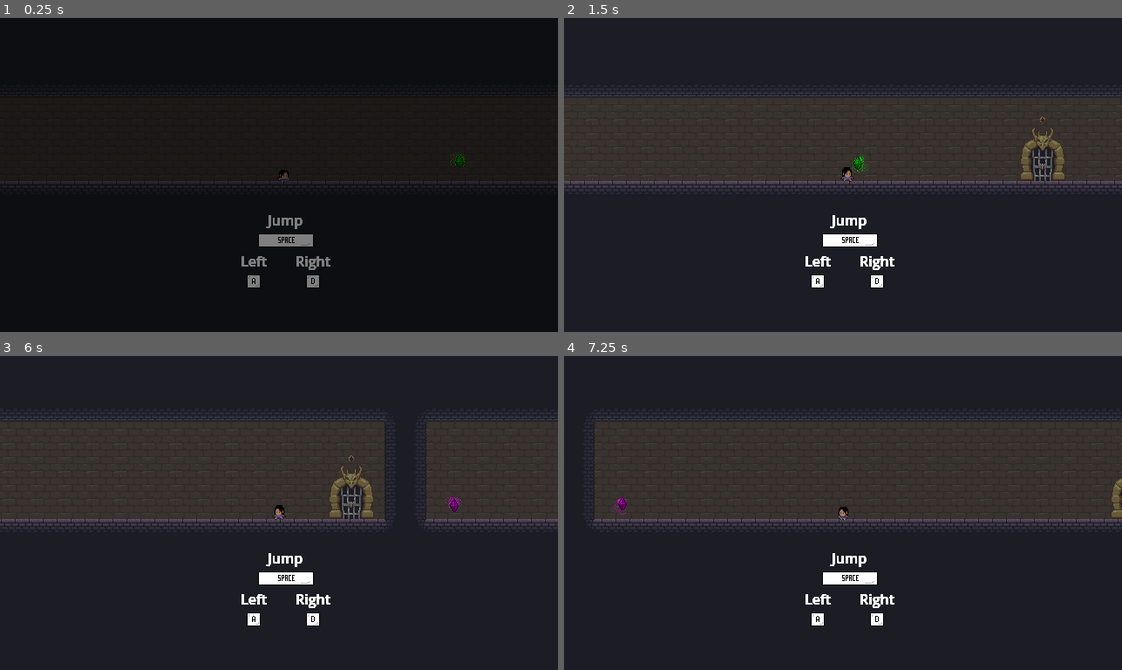
Above: before the commit, frames 1-4 (two rows, left to right).
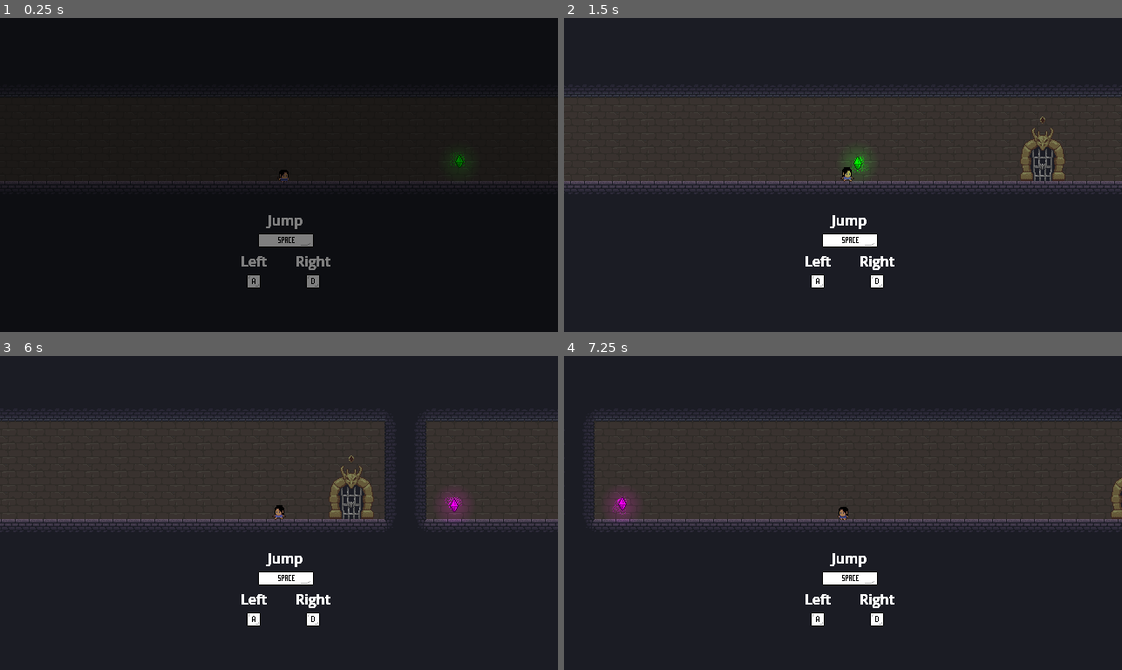
Above: after the commit, the same moments.

Repository: MatthewBL/Gates-and-Gems
Game: Godot game, scene res://scenes/level_manager/level_manager.tscn
Two runs of this game, one before a commit and one after it. Both use one fixed random seed, a clock stepped at 60 frames per second and the inputs below.
Inputs:
- Up to frame 1 (0.25 s): no input
- Up to frame 2 (1.5 s): hold D (ui_right) from 0.53 s (still down); tap E (interact) at 0.6, 1.35 s; tap Space (ui_accept) at 0.77 s
- Up to frame 3 (6 s): tap Space (ui_accept) at 1.52, 3.02, 3.77, 4.52 s; release D (ui_right) at 2.03 s; hold A (ui_left) 2.03-2.78 s; tap E (interact) every 0.75 s from 2.1 to 5.85 s; hold D (ui_right) 2.78-4.28 s; hold A (ui_left) 4.28-5.03 s; hold D (ui_right) 5.03-5.78 s; hold A (ui_left) from 5.78 s (still down)
- Up to frame 4 (7.25 s): keep holding A (ui_left); tap Space (ui_accept) at 6.02, 6.77 s; tap E (interact) at 6.6 s

The runs differ from the first frame. In frame 1, less than 0.1% of the frame differs, in the area x 81-83%, y 43-48%; in frame 2, 0.2%; in frame 3, 0.3%; in frame 4, 0.3%, in the area x 8-13%, y 43-53%.

Commit message:
Add light2D to gems and gem doors

Diff:
--- a/player_movement.gd
+++ b/player_movement.gd
@@ -106,11 +106,13 @@
 
 func _on_quicksand_detect_body_entered(_body: Node2D) -> void:
 	onQuickSand = true;
+	sillouette_sprite_2d.visible = true
 
 
 func _on_quicksand_detect_body_exited(_body: Node2D) -> void:
 	velocity.y += JUMP_VELOCITY
 	onQuickSand = false;
+	sillouette_sprite_2d.visible = false
 
 
 func on_interaction_entered(area: Area2D) -> void:
--- a/scenes/door_gem.gd
+++ b/scenes/door_gem.gd
@@ -4,6 +4,7 @@
 
 @onready var gem: Sprite2D = %Gem
 @onready var gpu_particles_2d: GPUParticles2D = %GPUParticles2D
+@onready var point_light_2d: PointLight2D = %PointLight2D
 
 
 func set_gem_color(color: Color) -> void:
@@ -11,3 +12,5 @@
 	gem.modulate = color
 	gpu_particles_2d.visible = true
 	gpu_particles_2d.modulate = color
+	point_light_2d.visible = true
+	point_light_2d.color = color
--- a/scenes/door_gem.tscn
+++ b/scenes/door_gem.tscn
@@ -2,6 +2,7 @@
 
 [ext_resource type="Texture2D" uid="uid://bs6cdl03dhbwx" path="res://Assets/Escenario/Elementos/gema hueco.png" id="1_64vkw"]
 [ext_resource type="Script" uid="uid://w0p81m38ttmc" path="res://scenes/door_gem.gd" id="2_fniwu"]
+[ext_resource type="Texture2D" uid="uid://wlelux4l206h" path="res://img/2d_lights_and_shadows_neutral_point_light.png" id="3_xavpb"]
 
 [sub_resource type="Curve" id="Curve_fniwu"]
 _data = [Vector2(0, 1), 0.0, -1.5367883, 0, 0, Vector2(1, 0), 0.0, 0.0, 0, 0]
@@ -49,3 +50,10 @@
 texture = ExtResource("1_64vkw")
 region_enabled = true
 region_rect = Rect2(9, 1, 4, 6)
+
+[node name="PointLight2D" type="PointLight2D" parent="." unique_id=762554932]
+unique_name_in_owner = true
+visible = false
+energy = 0.75
+texture = ExtResource("3_xavpb")
+texture_scale = 0.1
--- a/scenes/gem.gd
+++ b/scenes/gem.gd
@@ -10,10 +10,12 @@
 @onready var destroy_particles_2d: GPUParticles2D = %DestroyParticles2D
 @onready var idle_particles_2d: GPUParticles2D = %IdleParticles2D
 @onready var sprite_2d: Sprite2D = %Sprite2D
+@onready var point_light_2d: PointLight2D = %PointLight2D
 
 
 func _ready() -> void:
 	id = name
+	point_light_2d.color = modulate
 
 
 func _on_body_entered(body: Node2D) -> void:
--- a/scenes/gem.tscn
+++ b/scenes/gem.tscn
@@ -4,6 +4,7 @@
 [ext_resource type="Texture2D" uid="uid://hek26ao6x0mh" path="res://Assets/Escenario/Elementos/shine.png" id="2_bhq7q"]
 [ext_resource type="Texture2D" uid="uid://3tqq7dmhxs6t" path="res://Assets/Escenario/Elementos/gema.png" id="2_mpwtx"]
 [ext_resource type="PackedScene" uid="uid://bbq2b43o07siv" path="res://scenes/destroy_particles_2d.tscn" id="3_rj4j3"]
+[ext_resource type="Texture2D" uid="uid://wlelux4l206h" path="res://img/2d_lights_and_shadows_neutral_point_light.png" id="5_dn3vp"]
 
 [sub_resource type="Curve" id="Curve_nv4qe"]
 _data = [Vector2(0, 1), 0.0, -1.5367883, 0, 0, Vector2(1, 0), 0.0, 0.0, 0, 0]
@@ -122,4 +123,9 @@
 libraries/ = SubResource("AnimationLibrary_rj4j3")
 autoplay = &"idle"
 
+[node name="PointLight2D" type="PointLight2D" parent="." unique_id=845101433]
+unique_name_in_owner = true
+texture = ExtResource("5_dn3vp")
+texture_scale = 0.2
+
 [connection signal="body_entered" from="." to="." method="_on_body_entered"]
--- a/scenes/player.tscn
+++ b/scenes/player.tscn
@@ -179,6 +179,7 @@
 
 [node name="SillouetteSprite2D" type="AnimatedSprite2D" parent="AnimatedSprite2D" unique_id=850895739]
 unique_name_in_owner = true
+visible = false
 z_index = 11
 material = SubResource("ShaderMaterial_smehm")
 sprite_frames = SubResource("SpriteFrames_s6nli")
Not shown, added: Assets/Escenario/Decorado/OLA_inmensa.png.import
Not shown, added: Assets/UI/Jacquard12-Regular.ttf.import
Not shown, added: Assets/UI/VT323-Regular.ttf.import
Binary file added: img/2d_lights_and_shadows_neutral_point_light.png
Not shown, added: img/2d_lights_and_shadows_neutral_point_light.png.import
